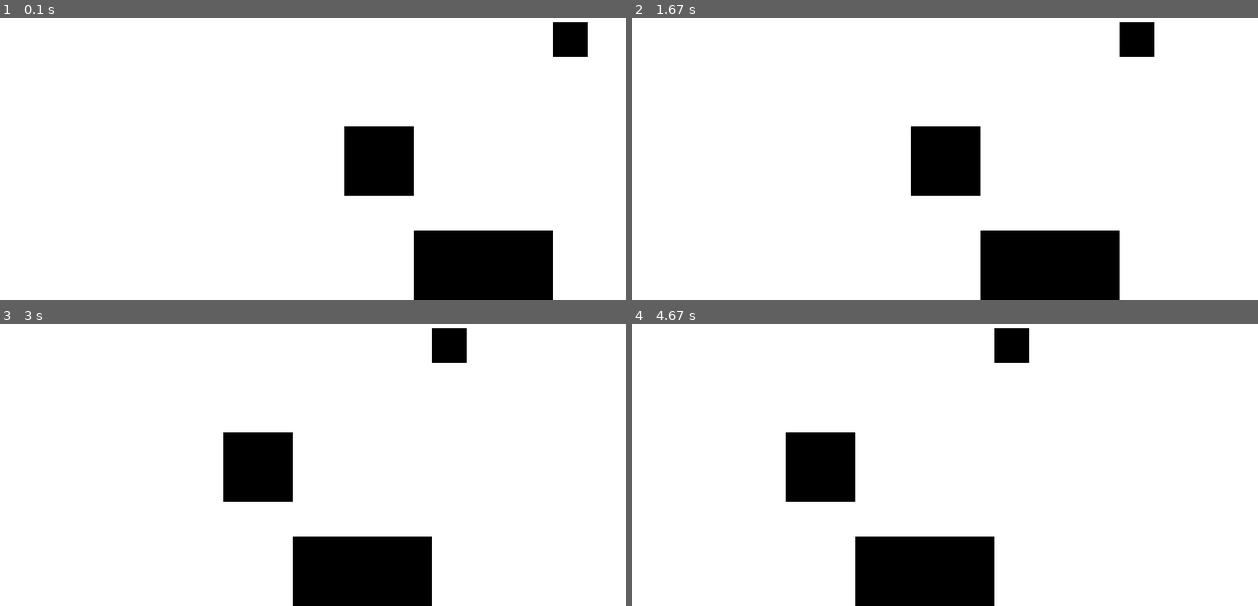
Above: before the commit, frames 1-4 (two rows, left to right).
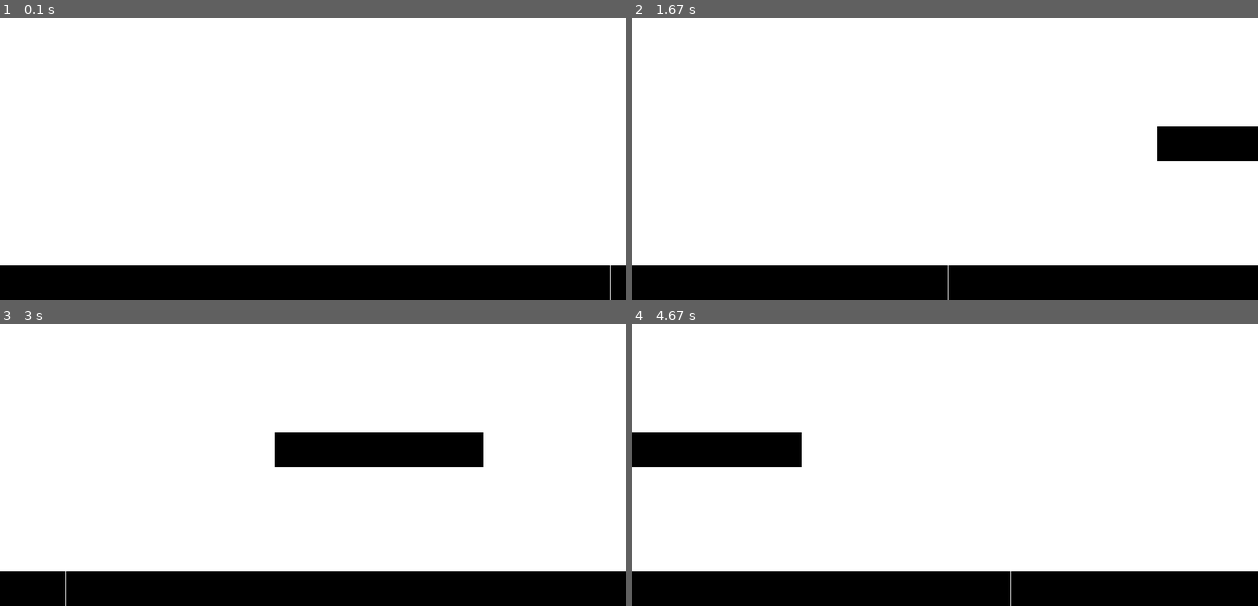
Above: after the commit, the same moments.

Repository: jwlebert/pygame-endless-runner
Game: pygame game, started from main.py
Same seed, same stepped clock (60 frames per second), same inputs: the game is played once before the commit and once after it.
Inputs:
- Up to frame 1 (0.1 s): no input
- Up to frame 2 (1.67 s): no input
- Up to frame 3 (3 s): no input
- Up to frame 4 (4.67 s): no input

The runs differ from the first frame. In frame 1, 16% of the frame differs, in the area x 0-100%, y 1-100%; in frame 2, 18%; in frame 3, 19%; in frame 4, 18%.

Commit message:
added a mapping system and 3 starting maps

Diff:
--- a/main.py
+++ b/main.py
@@ -6,7 +6,8 @@
 	"game_title": "Endless Runner", # ! TEMPLATE: decide on a name for the end product
 	"FPS": 60,
 	"screen_size": (900, 600),
-	"scroll_speed": 1,
+	# "screen_size": (1920, 1080),
+	"scroll_factor": 0.3, # % of screen per second
 }
 
 def main():
--- a/src/Block.py
+++ b/src/Block.py
@@ -6,6 +6,10 @@
 
 		self.game = game
 		self.data = data
+		# DATA
+		# "dimensions": (num, num),
+		# "color": RGB,
+		# "init_pos": (num, num)
 
 		self.image = pygame.Surface(self.data["dimensions"])
 		self.image.fill(self.data["color"])
@@ -13,10 +17,10 @@
 		self.rect = self.image.get_rect()
 		self.rect.x, self.rect.y = self.data["init_pos"]
 
-	def draw(self):
+	def draw(self, origin):
 		x_scroll = self.game.x_scroll
 		init_pos = self.data["init_pos"]
-		pos = init_pos[0] - x_scroll, init_pos[1]
+		pos = (init_pos[0] + origin) - x_scroll, init_pos[1]
 
 		self.rect.x, self.rect.y = pos
 
--- a/src/Game.py
+++ b/src/Game.py
@@ -1,5 +1,7 @@
 import pygame
-from src.Block import Block
+
+# from src.Block import Block
+from src.Map import Map
 
 WHITE = (255, 255, 255)
 BLACK = (0,   0,   0)
@@ -15,31 +17,17 @@
 		self.FPS = self.settings["FPS"]
 
 		# Screen initialization
-		screen_size = self.settings["screen_size"]
+		screen_size = s_x, s_y = self.settings["screen_size"]
 		self.WIN = pygame.display.set_mode(screen_size)
 		game_title = self.settings["game_title"]
 		pygame.display.set_caption(game_title)
 
 		# Side scrolling initialization
+		self.scroll_speed = (s_x * self.settings["scroll_factor"]) / 60
 		self.x_scroll = 0
 
-		self.blocks = [
-			Block(self, {
-				"dimensions": (100, 100),
-				"color": BLACK,
-				"init_pos": (500, 350)
-			}),
-			Block(self, {
-				"dimensions": (200, 100),
-				"color": BLACK,
-				"init_pos": (600, 500)
-			}),
-			Block(self, {
-				"dimensions": (50, 50),
-				"color": BLACK,
-				"init_pos": (800, 200)
-			}),
-		]
+		# Map handler initialization
+		self.map = Map(self)
 
 	def start(self):
 		"""Starts the game."""
@@ -52,9 +40,11 @@
 		"""Executes the core gameplay loop. Should be run every tick."""
 		self.handle_events()
 
+		self.map.load_rooms()
+
 		self.draw()
 
-		self.x_scroll += self.settings["scroll_speed"]
+		self.x_scroll += self.scroll_speed
 
 		self.timer.tick(self.FPS)
 
@@ -62,8 +52,7 @@
 		"""Draws everything to the screen."""
 		self.WIN.fill(WHITE)
 
-		for block in self.blocks:
-			block.draw()
+		self.map.draw()
 
 		pygame.display.update()
 
--- /dev/null
+++ b/src/Map.py
@@ -0,0 +1,160 @@
+import random
+import copy
+
+from src.Block import Block
+
+WHITE = (255, 255, 255)
+BLACK = (0,   0,   0)
+
+
+class Room:
+	def __init__(self, width, tiles):
+		self.width = width
+		self.tiles = tiles
+
+		self.origin = 0
+
+	def load(self):
+		return self
+
+	def set_origin(self, origin):
+		self.origin = origin
+
+	def draw(self):
+		for tile in self.tiles:
+			tile.draw(self.origin)
+
+class Map:
+	def __init__(self, game):
+		self.game = game
+
+		self.loaded_rooms = []
+
+		self.next_spawn_point = 0
+
+		s_x, s_y = self.game.WIN.get_size()
+
+		beginning_room = Room(s_x, [
+			Block(self.game, {
+				"dimensions": (s_x, s_y * (1/12)),
+				"color": BLACK,
+				"init_pos": (0, s_y * (11/12)),
+			})])
+
+		beginning_room.set_origin(self.next_spawn_point)
+
+		self.next_spawn_point += beginning_room.width
+
+		self.loaded_rooms.append(beginning_room)
+
+	def draw(self):
+		for i, room in enumerate(self.loaded_rooms):
+			print(i, room.tiles[0].rect.x)
+			room.draw()
+
+	def load_rooms(self):
+		self.clear_rooms()
+		self.populate_rooms()
+
+	def clear_rooms(self):
+		living_rooms = list(filter(
+			lambda r: ((r.origin + r.width) - self.game.x_scroll) > 0,
+			self.loaded_rooms
+			))
+
+		self.loaded_rooms = living_rooms
+
+	def populate_rooms(self):
+		print(len(self.loaded_rooms))
+		if len(self.loaded_rooms) < 6:
+			rooms = self.loaded_rooms
+
+			spawn_point = self.next_spawn_point
+
+			templates = self.generate_rooms()
+
+			new_room = copy.copy(random.choice(templates))
+			new_room.set_origin(spawn_point)
+			rooms.append(new_room)
+			spawn_point += new_room.width
+
+			spacer = self.generate_spacer()
+			spacer.set_origin(spawn_point)
+			rooms.append(spacer.load())
+			spawn_point += spacer.width
+
+			self.next_spawn_point = spawn_point
+
+			self.loaded_rooms = rooms
+
+	def generate_spacer(self):
+		s_x, s_y = self.game.WIN.get_size()
+		return Room(s_x, [
+			Block(self.game, {
+				"dimensions": (s_x, s_y * (1/12)),
+				"color": BLACK,
+				"init_pos": (0, s_y * (11/12)),
+			})
+		])
+
+	def generate_rooms(self):
+		rooms = []
+
+		s_x, s_y = self.game.WIN.get_size()
+		# 12 x 12 grid
+
+		rooms.append(Room(s_x, [ # simple 1 platform
+			Block(self.game, { # floor
+				"dimensions": (s_x, s_y * (1/12)),
+				"color": BLACK,
+				"init_pos": (0, s_y * (11/12)),
+			}),
+			Block(self.game, { # platform
+				"dimensions": (s_x * (4/12), s_y * (1/12)),
+				"color": BLACK,
+				"init_pos": (s_x * (4/12), s_y * (7/12)),
+			}) # TODO : add prize here
+		]))
+
+		rooms.append(Room(s_x, [
+			Block(self.game, { # floor left
+				"dimensions": (s_x * (4/12), s_y * (1/12)),
+				"color": BLACK,
+				"init_pos": (0, s_y * (11/12)),
+			}),
+			Block(self.game, { # floor right
+				"dimensions": (s_x * (4/12), s_y * (1/12)),
+				"color": BLACK,
+				"init_pos": (s_x * (8/12), s_y * (11/12)),
+			}),
+			Block(self.game, { # platform
+				"dimensions": (s_x * (5/12), s_y * (1/12)),
+				"color": BLACK,
+				"init_pos": (s_x * (7/24), s_y * (6/12)),
+			})
+		]))
+
+		rooms.append(Room(s_x, [
+			Block(self.game, { # floor ; enemy
+				"dimensions": (s_x, s_y * (1/12)),
+				"color": BLACK,
+				"init_pos": (0, s_y * (11/12)),
+			}),
+			Block(self.game, { # platform 1 (lowest) ; small reward
+				"dimensions": (s_x * (4/12), s_y * (1/12)),
+				"color": BLACK,
+				"init_pos": (s_x * (2/12), s_y * (8/12)),
+			}),
+			Block(self.game, { # platform 2 ; enemy
+				"dimensions": (s_x * (4/12), s_y * (1/12)),
+				"color": BLACK,
+				"init_pos": (s_x * (5/12), s_y * (5/12)),
+			}),
+			Block(self.game, { # platform 3 (highest) ; big reward
+				"dimensions": (s_x * (3/12), s_y * (1/12)),
+				"color": BLACK,
+				"init_pos": (s_x * (8/12), s_y * (2/12)),
+			}),
+		]))
+
+		return rooms
